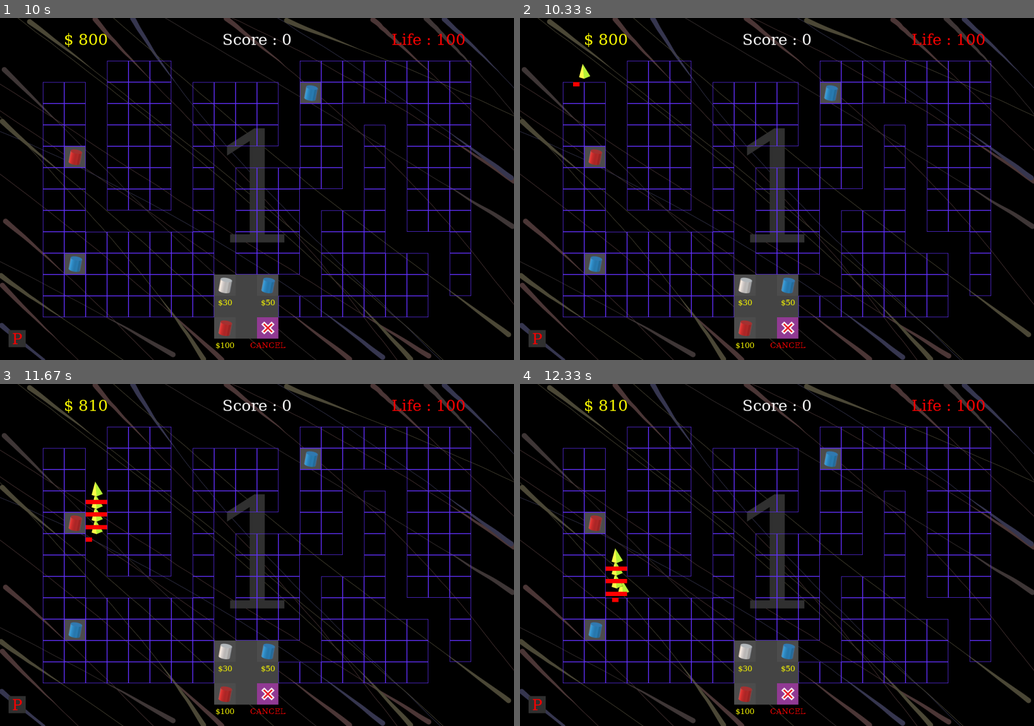
Above: before the commit, frames 1-4 (two rows, left to right).
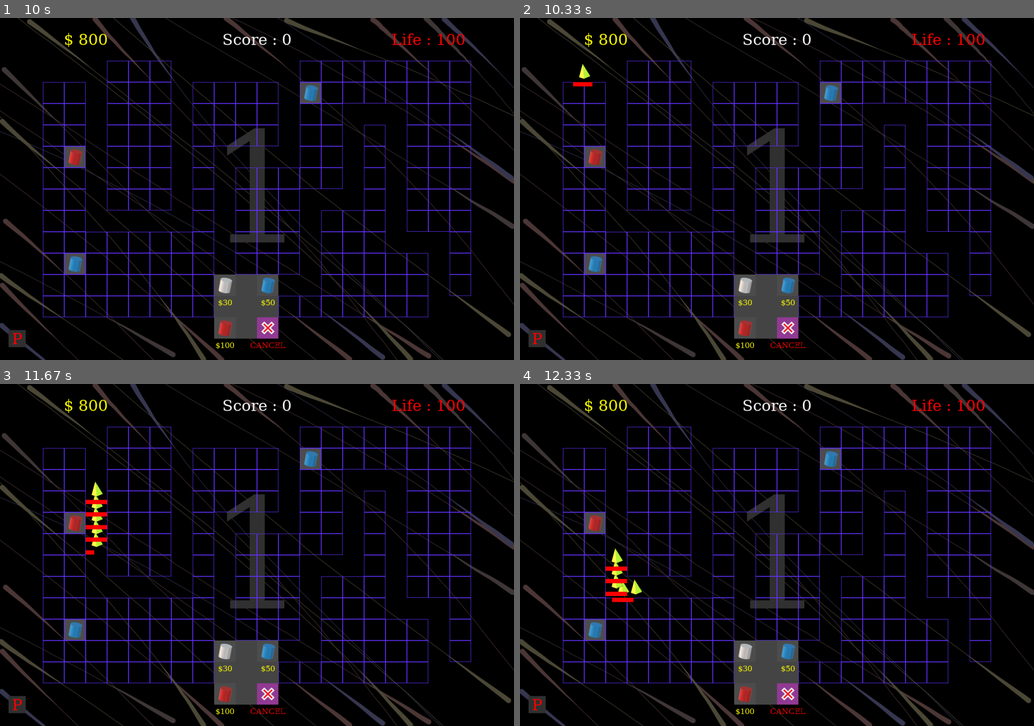
Above: after the commit, the same moments.

Repository: donghyun-daniel/Pygame
Game: pygame game, started from Tower_Defense/Tower_defense_main.py
Same seed, same stepped clock (60 frames per second), same inputs: the game is played once before the commit and once after it.
Inputs (mouse positions are in pixels of both pictures, inside the frame that each line leads up to):
- Up to frame 1 (10 s): click (246, 230) at 0.38 s; click (66, 154) at 0.72 s; click (51, 178) at 1.05 s; click (82, 271) at 1.38 s; click (97, 243) at 1.72 s; click (447, 305) at 2.05 s; click (303, 100) at 2.38 s; click "P" at 2.72 s; click (344, 312) at 3.05 s; click "P" at 4.52 s; click (128, 240) at 4.85 s; click (334, 72) at 5.18 s; click (246, 305) at 5.52 s; click "P" at 5.85 s; click (154, 59) at 6.18 s; click "P" at 7.65 s; click (262, 240) at 7.98 s
- Up to frame 2 (10.33 s): no input
- Up to frame 3 (11.67 s): no input
- Up to frame 4 (12.33 s): no input

Frame 1 is identical in both runs. In frame 2, less than 0.1% of the frame differs, in the area x 11-15%, y 18-20%; in frame 3, 0.1%, in the area x 16-21%, y 4-50%; in frame 4, 0.1%.

Commit message:
Tower_defense update Finish Maybe it will be better with effect

Diff:
--- a/Tower_Defense/Tower.py
+++ b/Tower_Defense/Tower.py
@@ -96,7 +96,7 @@
                 self.image = pygame.transform.scale(pygame.image.load("images/tower2_1.png").convert_alpha(), (50, 50))
                 self.rect = self.image.get_rect(center=(self.button.centerx, self.button.centery))
                 self.button.center = self.rect.center
-                self.dmg = 80
+                self.dmg = 200
                 self.atk_speed = 150
             if self.level==2:
                 self.image = pygame.transform.scale(pygame.image.load("images/tower2_2.png").convert_alpha(), (50, 50))
@@ -115,8 +115,8 @@
                 self.image = pygame.transform.scale(pygame.image.load("images/tower3_1.png").convert_alpha(), (50, 50))
                 self.rect = self.image.get_rect(center=(self.button.centerx, self.button.centery))
                 self.button.center = self.rect.center
-                self.dmg = 70
-                self.atk_speed = 100
+                self.dmg = 10
+                self.atk_speed = 20
             if self.level==2:
                 self.image = pygame.transform.scale(pygame.image.load("images/tower3_2.png").convert_alpha(), (50, 50))
                 self.rect = self.image.get_rect(center=(self.button.centerx, self.button.centery))
@@ -290,7 +290,7 @@
             if dist<=self.range: #target is in the range
                 if self.delay%self.atk_speed==0:
                     e.hp-=self.dmg
+                    self.delay = 0
                     if e.hp<=0: # if enemy killed
                         return e.gold
-                    self.delay=0 # When fire, initiate
                     break
